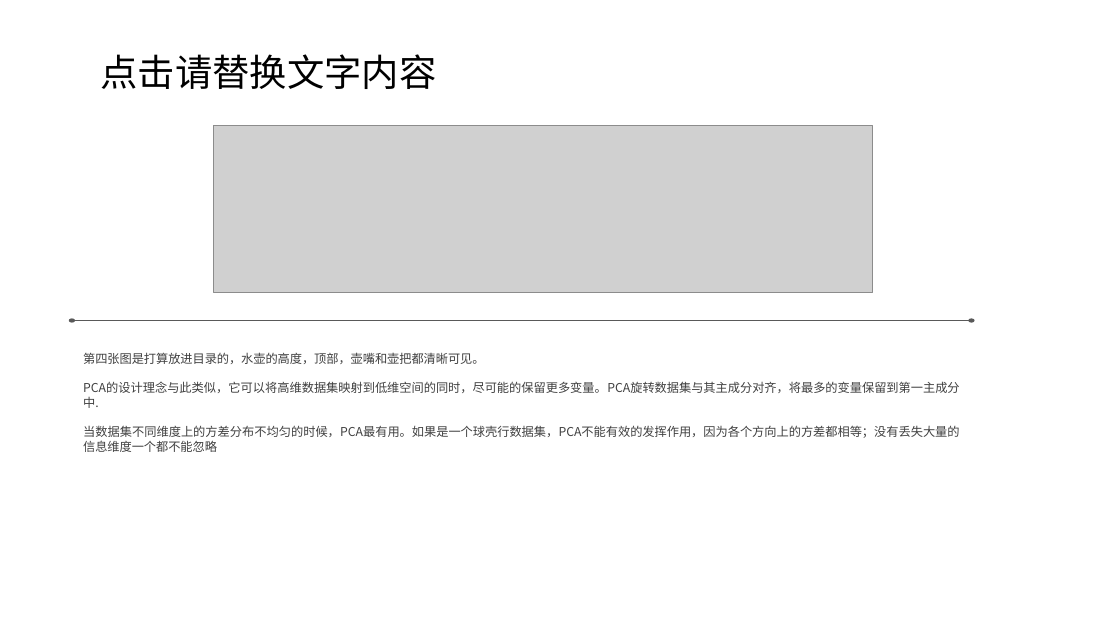
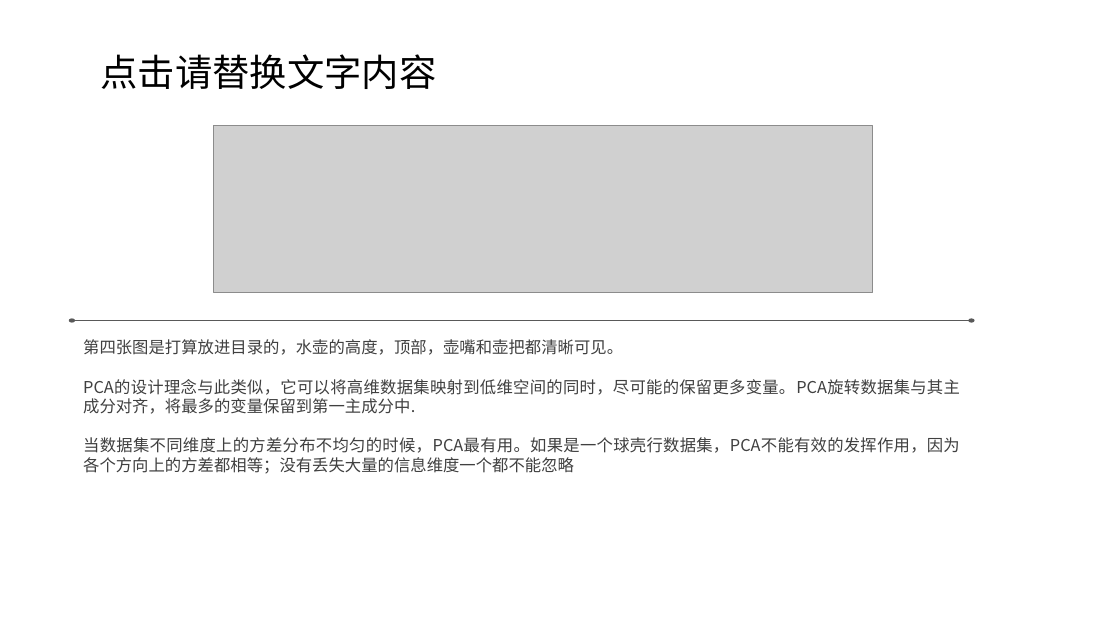
Before and after one commit to DarkDisasters/AnimationTransition, a slide deck: slide 4 of PCATEST/What is PCA.pptx (slide 3 before the commit). Drawn at 1120x630 pixels with LibreOffice and Linux fonts; fonts in the diff are those of the drawing; grey boxes stand for pictures; background and template pictures are left out. Boxes give left, top, right and bottom in pixels: in the first picture for what was removed or moved away, otherwise in the second. Text is boxed around its words. In the diff, an @@ line names an element or a change of style, - is before the commit and + after.

Commit message:
ppt all pic

```diff
--- a/PCATEST/What is PCA.pptx
+++ b/PCATEST/What is PCA.pptx
@@ text "第四张图是打算放进目录的，水壶的高度，顶部，壶嘴和壶把都清晰可见。": place and size @@
-text "第四张图是打算放进目录的，水壶的高度，顶部，壶嘴和壶把都清晰可见。" at <box>83,352,960,452</box>
+text "第四张图是打算放进目录的，水壶的高度，顶部，壶嘴和壶把都清晰可见。" at <box>83,339,960,474</box>
@@ text "第四张图是打算放进目录的，水壶的高度，顶部，壶嘴和壶把都清晰可见。" at <box>83,339,960,474</box>: size 10.5 to 14 pt @@
```
Also in this commit, not shown: 2 other slides changed, 12 slides added, 17 other files.
